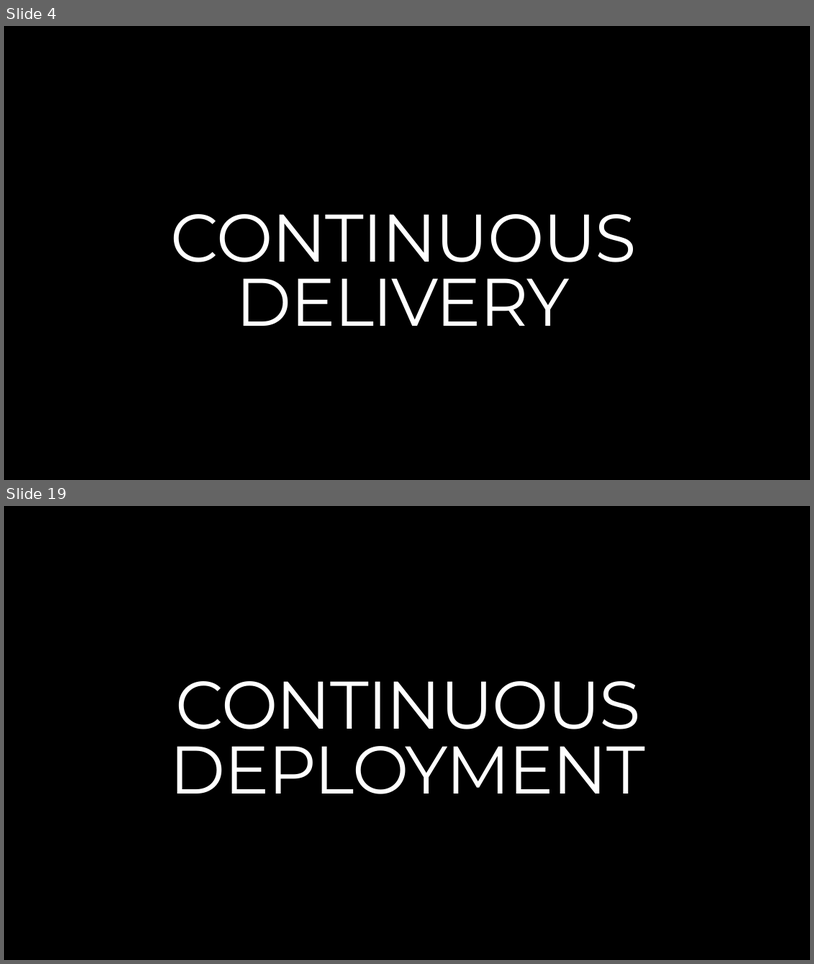
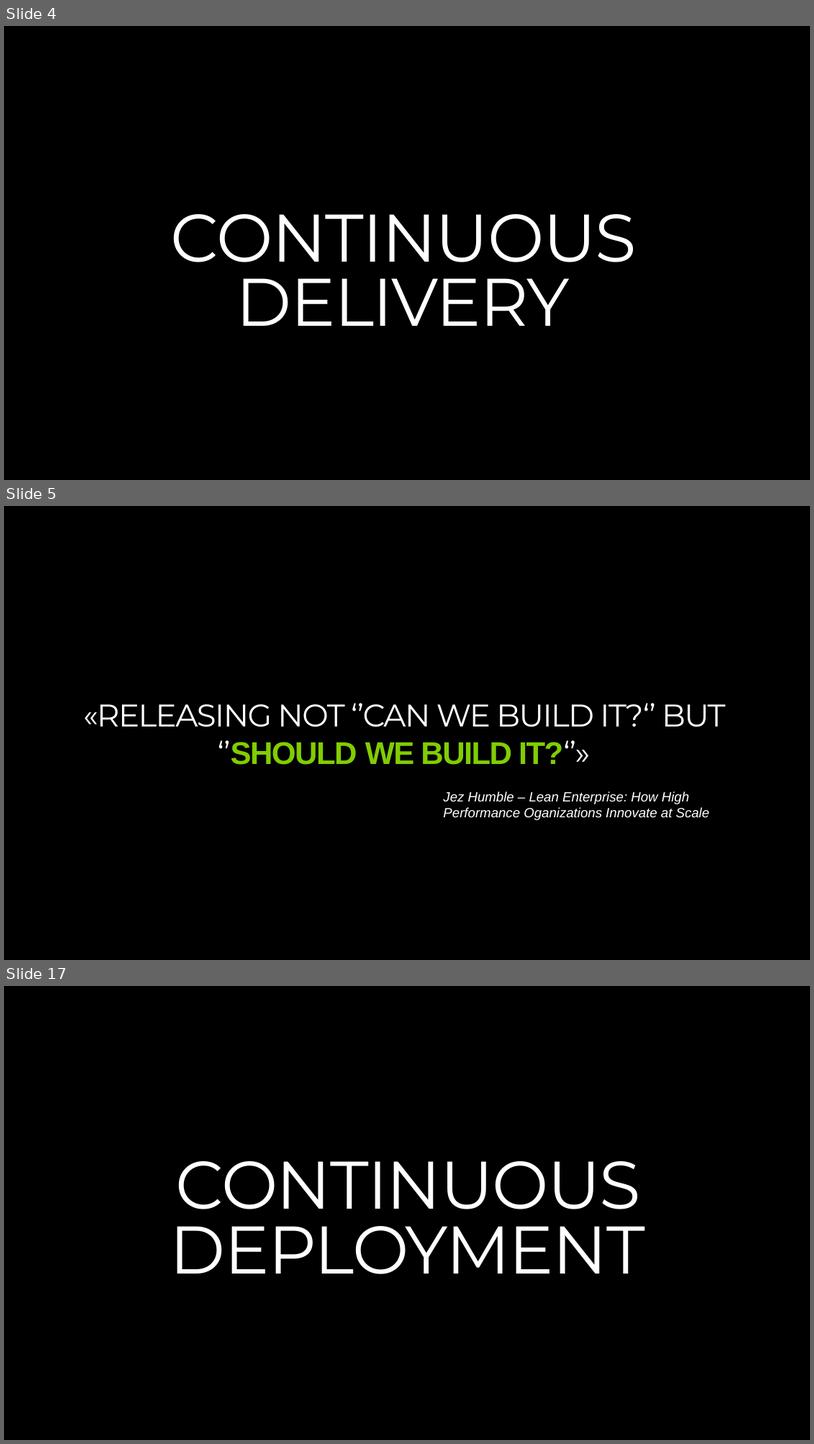
Before and after one commit to endless-upgrade/DevOpsHours, a slide deck: DEVOPS-3-TODO.pptx. Shown one above the other, each under a label of ours: slides 4 and 19 before the commit, slides 4, 5 and 17 after it; the slides between them are not shown. The pictures are 814x964 and 814x1444 pixels, drawn with LibreOffice and Linux fonts; fonts in the diff are those of the drawing; background and template pictures are left out. Boxes give left, top, right and bottom in pixels: in the first picture for what was removed or moved away, otherwise in the second. Text is boxed around its words. In the diff, an @@ line names an element or a change of style, - is before the commit and + after.

```diff
--- a/DEVOPS-3-TODO.pptx
+++ b/DEVOPS-3-TODO.pptx
@@ slide 5 added at box(4, 506, 810, 960), background #000000 @@
@@ title added at box(83, 703, 726, 764), 28 pt, text #FFFFFF @@
+«RELEASING NOT ‘’CAN WE BUILD IT?‘’ BUT ‘’SHOULD WE BUILD IT?‘’»
@@ text added at box(443, 791, 710, 820), 12 pt, text #FFFFFF, italic @@
+Jez Humble – Lean Enterprise: How High Performance Oganizations Innovate at Scale
@@ what was slide 19 is now slide 17 @@
```
Also in this commit, not shown: 2 slides changed, 14 other slides added, 14 slides removed.
